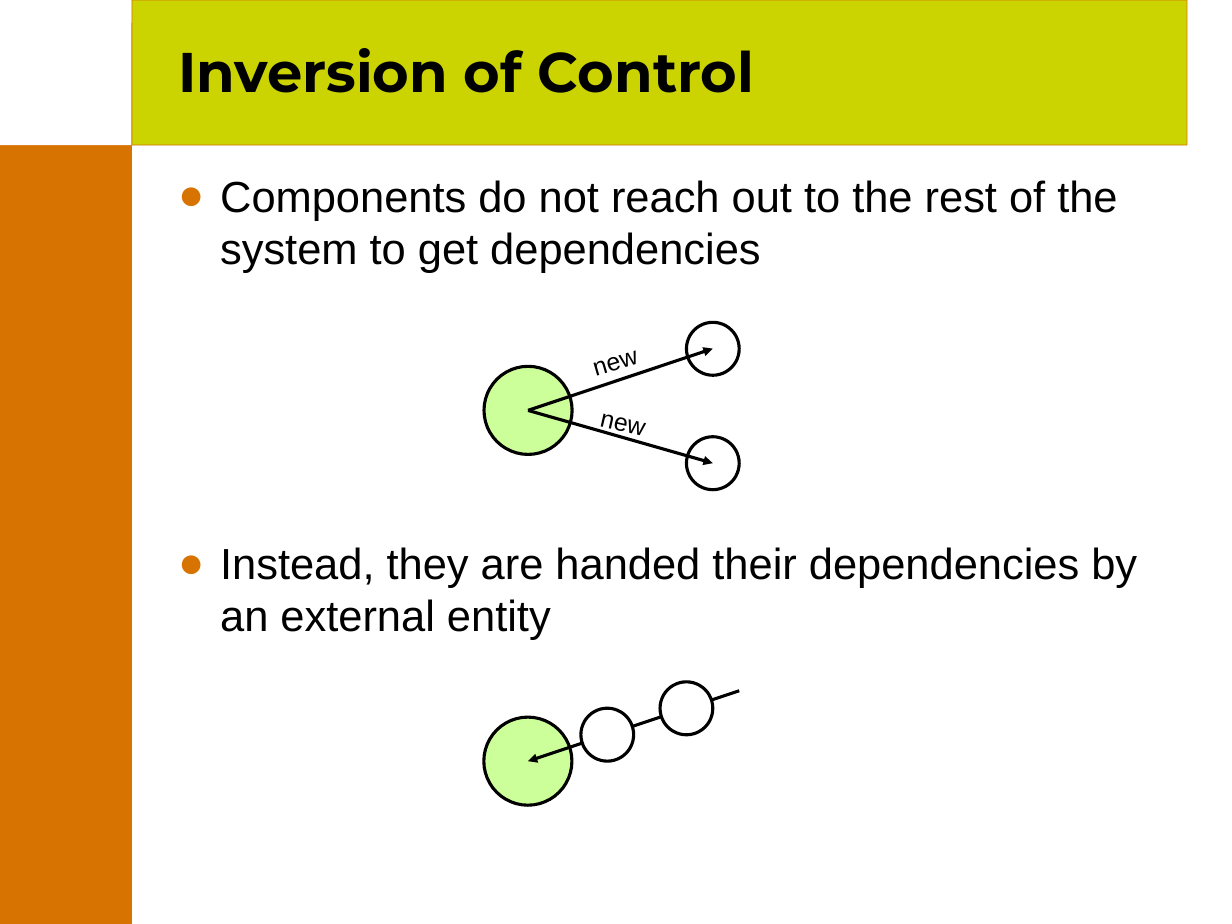
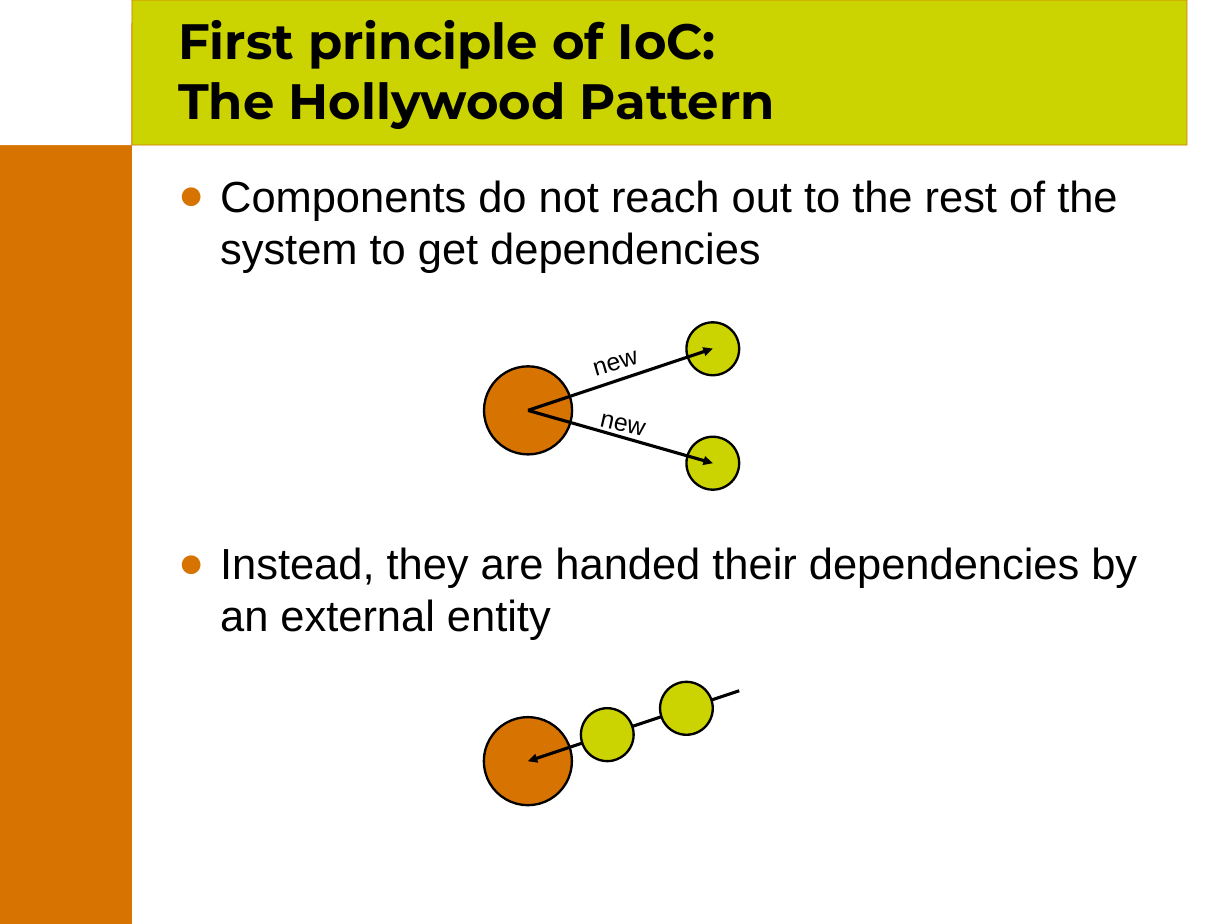
Before and after one commit to joehni/PicoContainer1-CVS, a slide deck: slide 12 of site/presentations/PicoContainer.ppt (slide 10 before the commit). Drawn at 1232x924 pixels with LibreOffice and Linux fonts; fonts in the diff are those of the drawing; background and template pictures are left out. Boxes give left, top, right and bottom in pixels: in the first picture for what was removed or moved away, otherwise in the second. Text is boxed around its words. In the diff, an @@ line names an element or a change of style, - is before the commit and + after.

```diff
--- a/site/presentations/PicoContainer.ppt
+++ b/site/presentations/PicoContainer.ppt
@@ title at (x1=178, y1=20, x2=775, y2=129): text changed; size 36 to 32 pt @@
-Inversion of Control
+First principle of IoC:
+The Hollywood Pattern
@@ ellipse at (x1=484, y1=367, x2=572, y2=455): fill #CCFF99 to #D77300; outline #000000 2.01 pt to #000000 1.5 pt @@
@@ fill #FFFFFF to #CBD300; outline #000000 2.01 pt to #000000 1.5 pt in 4 elements at (x1=686, y1=437, x2=739, y2=490), (x1=686, y1=322, x2=739, y2=375), (x1=581, y1=709, x2=634, y2=761), (x1=661, y1=682, x2=713, y2=735) @@
@@ ellipse at (x1=484, y1=718, x2=572, y2=806): fill #CCFF99 to #D77300; outline #000000 2.01 pt to #000000 1.5 pt @@
```
Also in this commit, not shown: 14 other slides changed, 4 slides added, 7 slides removed.
